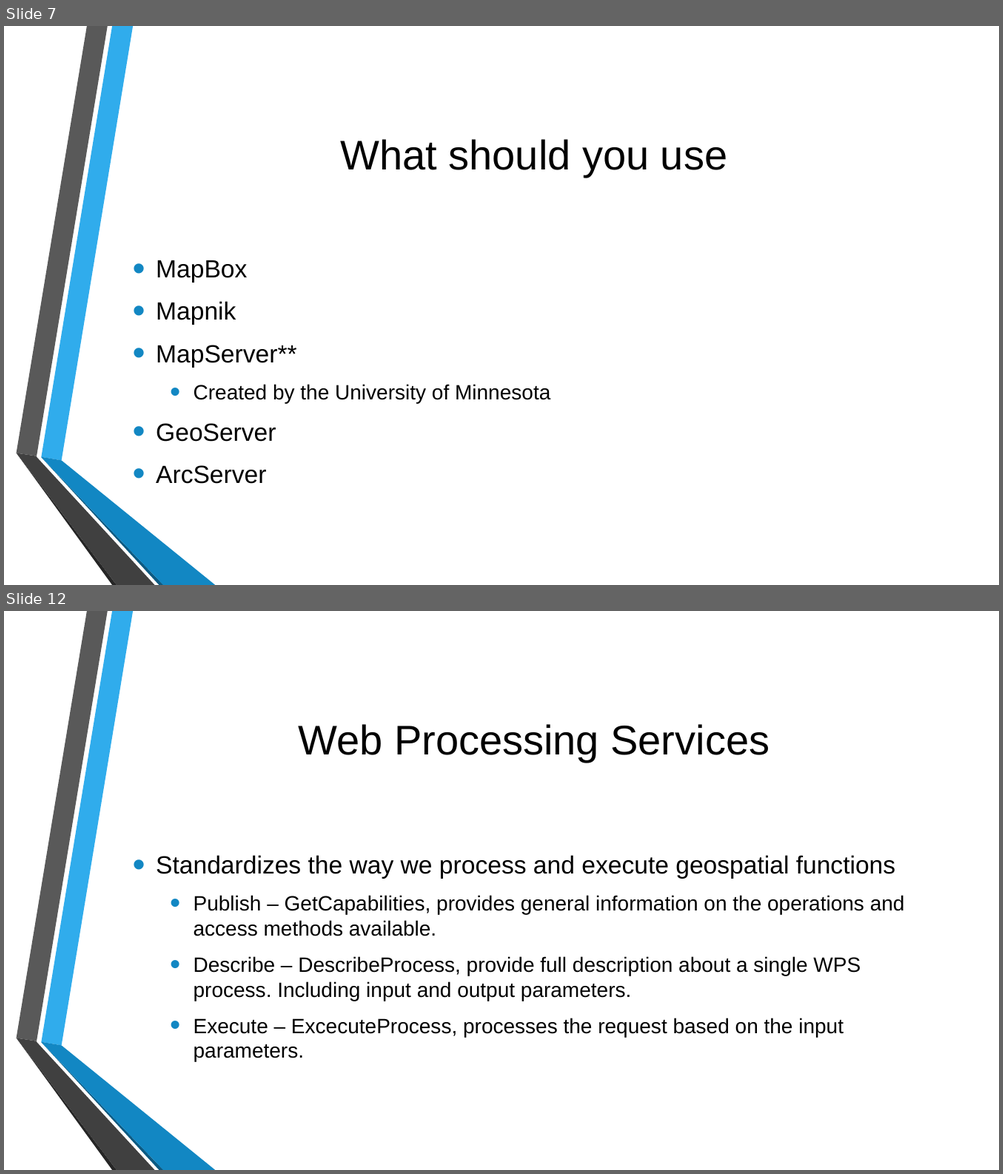
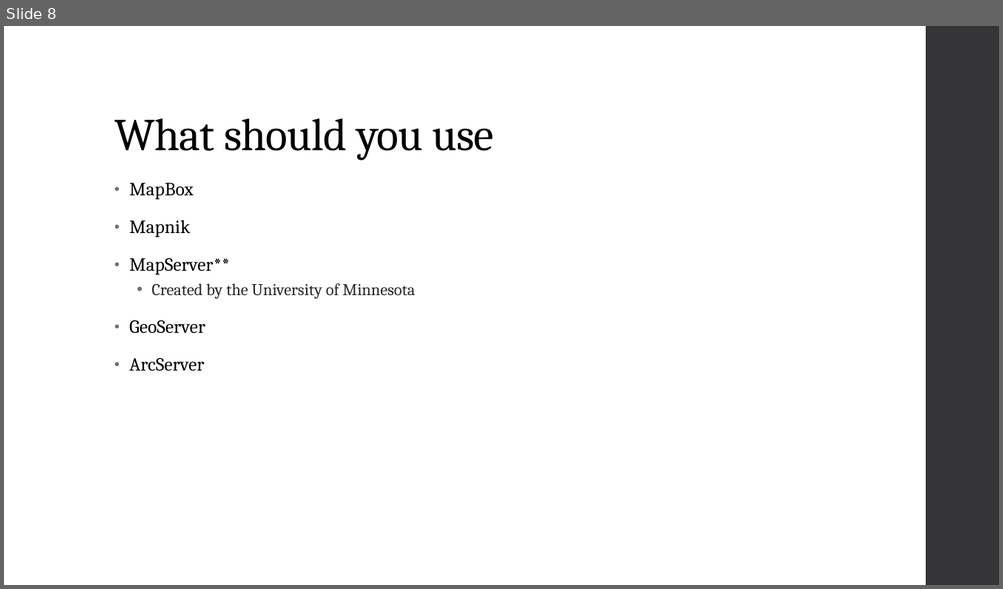
Before and after one commit to MGIS-UMN/GIS5577_week10, a slide deck: WebMapping_Backend.odp. Shown one above the other, each under a label of ours: slides 7 and 12 before the commit, slide 8 after it; the slides between them are not shown. The pictures are 1003x1174 and 1003x589 pixels, drawn with LibreOffice and Linux fonts; fonts in the diff are those of the drawing; background and template pictures are left out. Boxes give left, top, right and bottom in pixels: in the first picture for what was removed or moved away, otherwise in the second. Text is boxed around its words. In the diff, an @@ line names an element or a change of style, - is before the commit and + after.

```diff
--- a/WebMapping_Backend.odp
+++ b/WebMapping_Backend.odp
@@ slide 12 removed at <box>4,611,999,1170</box>, background picture (left out); not listed: 6 template elements that a slide beside it also shows @@
@@ title removed at <box>299,724,770,762</box> @@
-Web Processing Services
@@ text removed at <box>156,855,905,1062</box> @@
-• Standardizes the way we process and execute geospatial functions
-  • Publish – GetCapabilities, provides general information on the operations and access methods available.
-  • Describe – DescribeProcess, provide full description about a single WPS process. Including input and output parameters.
-  • Execute – ExcecuteProcess, processes the request based on the input parameters.
@@ what was slide 7 is now slide 8 @@
@@ slide 8 changed as well @@
@@ freeform shape added at <box>925,26,999,585</box>, fill #353537 @@
@@ title "What should you use": place and size @@
-title "What should you use" at <box>341,139,727,177</box>
+title "What should you use" at <box>114,118,494,160</box>
@@ title "What should you use" at <box>114,118,494,160</box>: size 40 to 44 pt, font Arial to Cambria, letter spacing 0 to -0.5 pt; alignment centre to left; line spacing 1 to 0.9; vertical alignment middle to bottom @@
@@ text "MapBox": place and size @@
-text "MapBox" at <box>156,261,550,484</box>
+text "MapBox" at <box>129,183,415,371</box>
@@ text "MapBox" at <box>129,183,415,371</box>: size 24 to 18 pt, letter spacing 0 to 0.1 pt in "MapBox", "Mapnik", "MapServer**", "GeoServer" and 1 more places; font Arial to Cambria; size 20 to 16 pt, text colour #000000 to #262626 in "Created by the University of Minnesota"; indent changed; line spacing 1 to 0.95; more space between paragraphs; bullet colour #1287C3 to #6F6F74; line spacing 1 to 0.9; less space between paragraphs; vertical alignment middle to top @@
@@ group removed at <box>16,26,215,585</box>: 6 freeform shapes @@
```
Also in this commit, not shown: 6 other slides changed, 14 slides added, 5 other slides removed.
